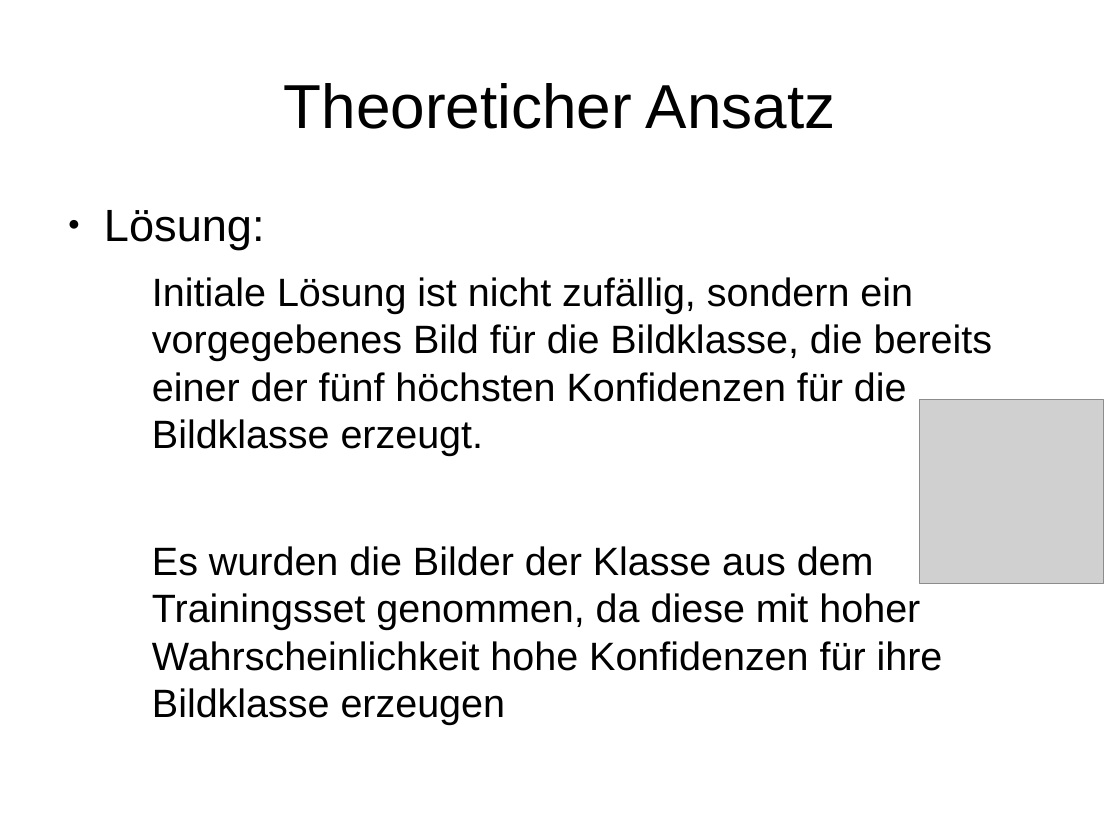
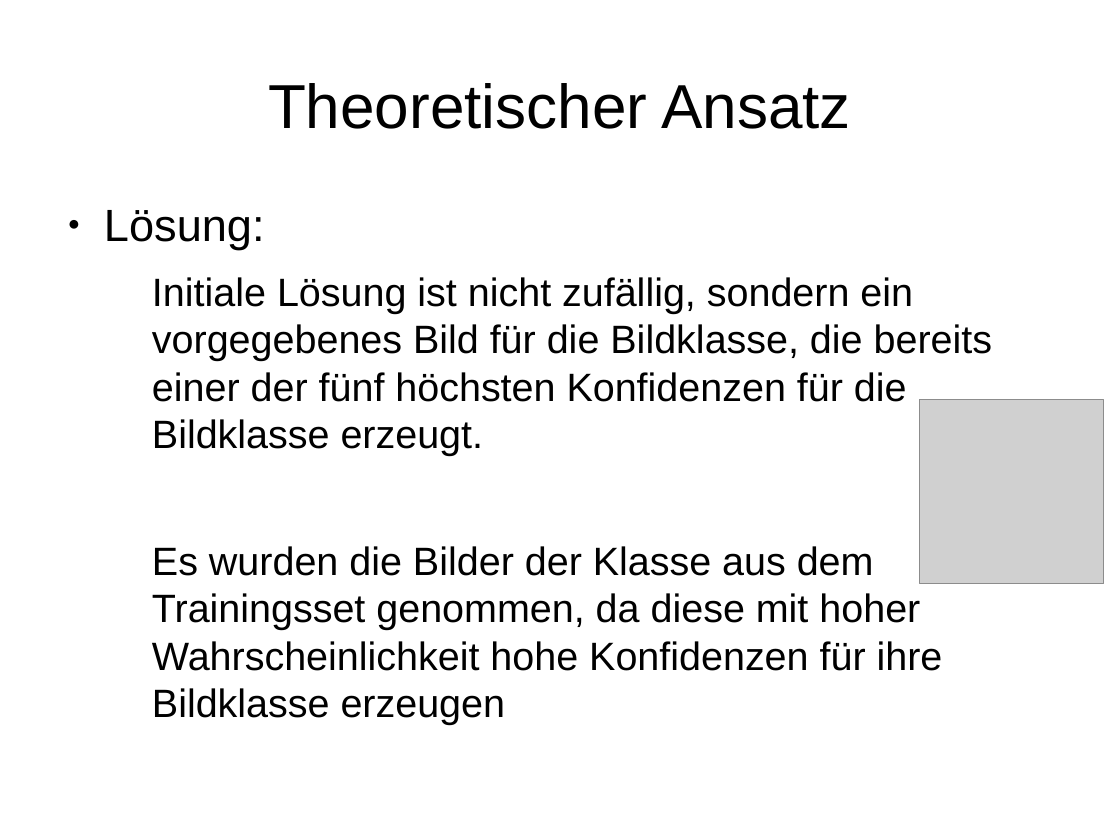
Before and after one commit to AfuroZamurai/InformatiCup_Leibniz-7, a slide deck: slide 5 of praesentation/ICFoolerJannik.odp. Drawn at 1120x840 pixels with LibreOffice and Linux fonts; fonts in the diff are those of the drawing; grey boxes stand for pictures. Boxes give left, top, right and bottom in pixels: in the first picture for what was removed or moved away, otherwise in the second. Text is boxed around its words. In the diff, an @@ line names an element or a change of style, - is before the commit and + after.

```diff
--- a/praesentation/ICFoolerJannik.odp
+++ b/praesentation/ICFoolerJannik.odp
@@ title at bbox=[268, 83, 851, 129]: text changed @@
-Theoreticher Ansatz
+Theoretischer Ansatz
```
Also in this commit, not shown: 4 other slides changed.
